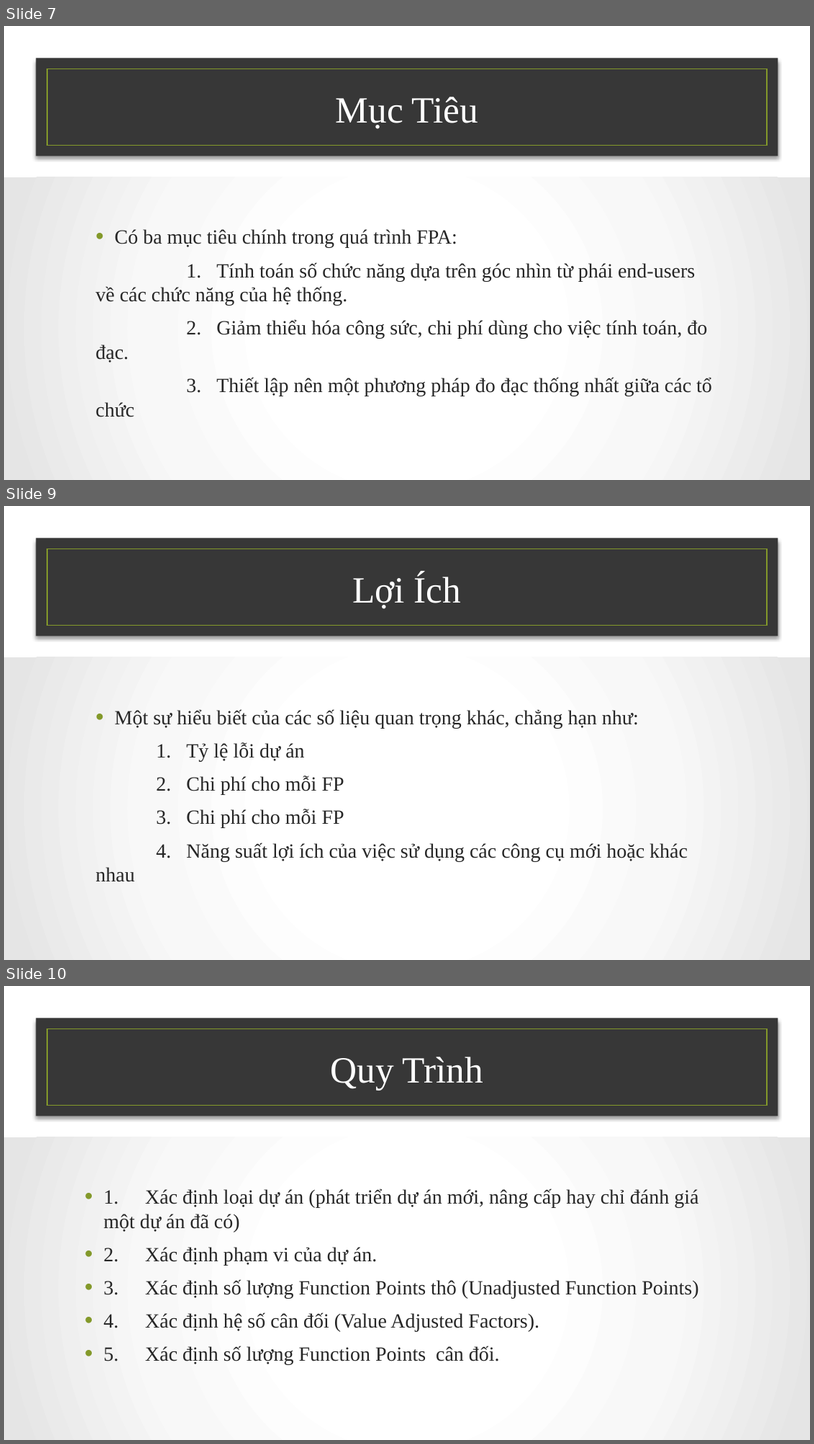
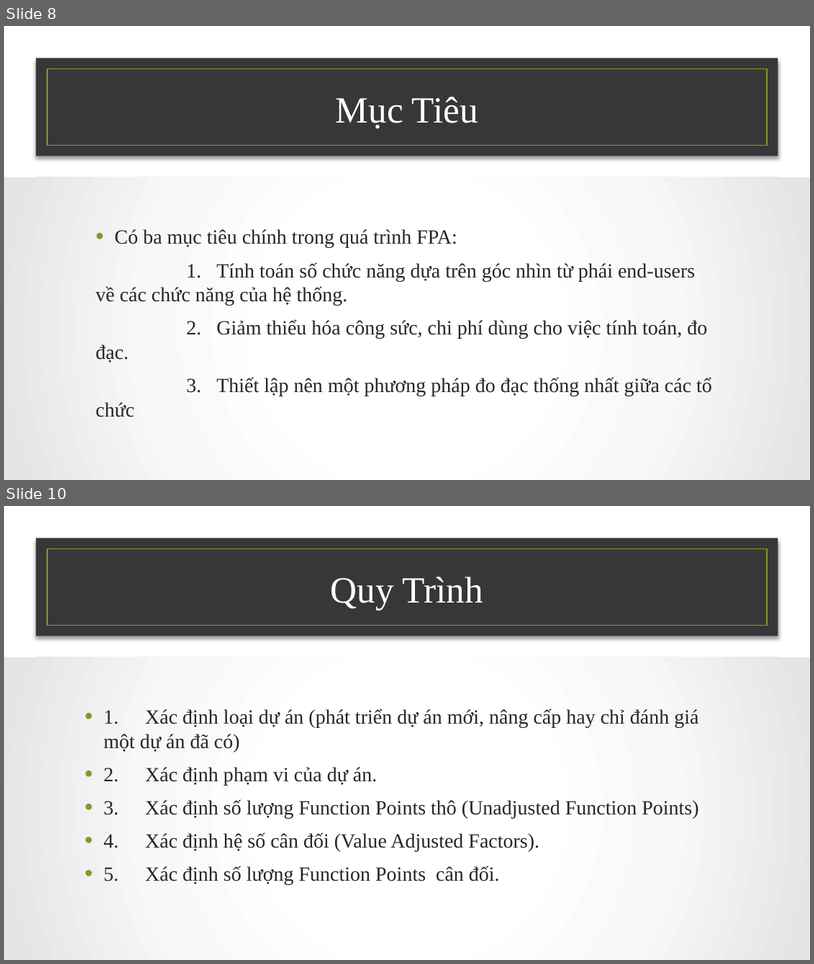
Before and after one commit to NamBang/CEMEM, a slide deck: Funciton-Point .pptx. Shown one above the other, each under a label of ours: slides 7, 9 and 10 before the commit, slides 8 and 10 after it; the slides between them are not shown. The pictures are 814x1444 and 814x964 pixels, drawn with LibreOffice and Linux fonts; fonts in the diff are those of the drawing; background and template pictures are left out. Boxes give left, top, right and bottom in pixels: in the first picture for what was removed or moved away, otherwise in the second. Text is boxed around its words. In the diff, an @@ line names an element or a change of style, - is before the commit and + after.

```diff
--- a/Funciton-Point .pptx
+++ b/Funciton-Point .pptx
@@ slide 9 removed at <box>4,506,810,960</box>, background picture (left out) @@
@@ rectangle removed at <box>36,538,778,636</box> @@
@@ rectangle removed at <box>47,549,767,626</box> @@
@@ title removed at <box>352,573,461,609</box> @@
-Lợi Ích
@@ rectangle removed at <box>4,657,810,960</box> @@
@@ text removed at <box>95,709,688,882</box> @@
-• Một sự hiểu biết của các số liệu quan trọng khác, chẳng hạn như:
-1. Tỷ lệ lỗi dự án
-2. Chi phí cho mỗi FP
-3. Chi phí cho mỗi FP
-4. Năng suất lợi ích của việc sử dụng các công cụ mới hoặc khác nhau
@@ what was slide 7 is now slide 8 @@
```
Also in this commit, not shown: 5 slides changed, 1 slide added.
